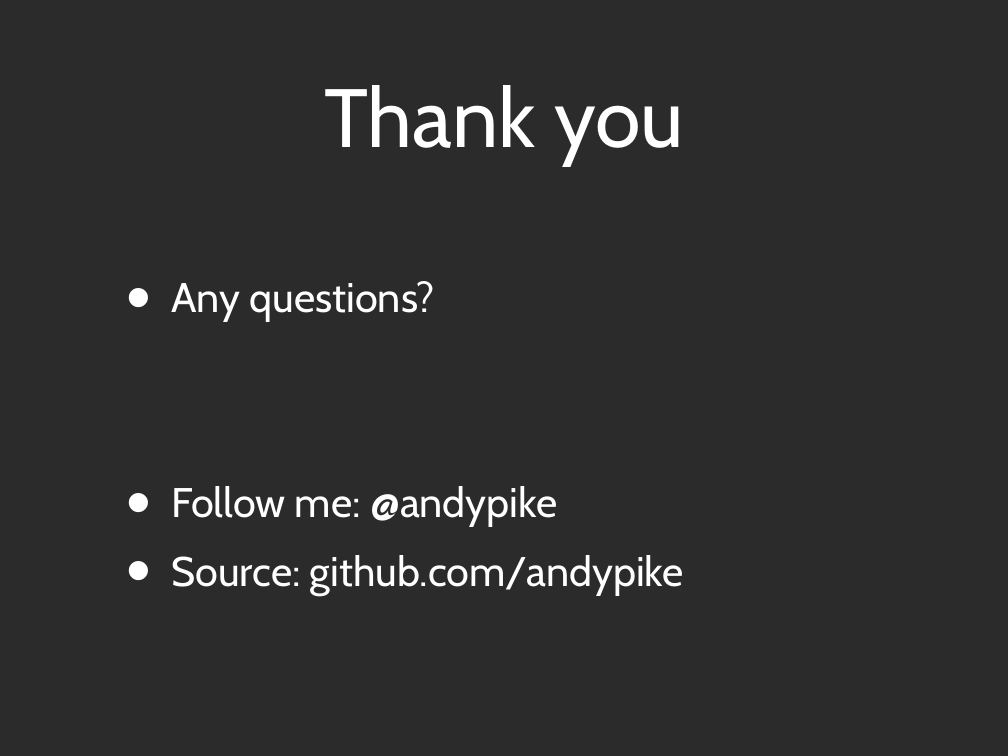
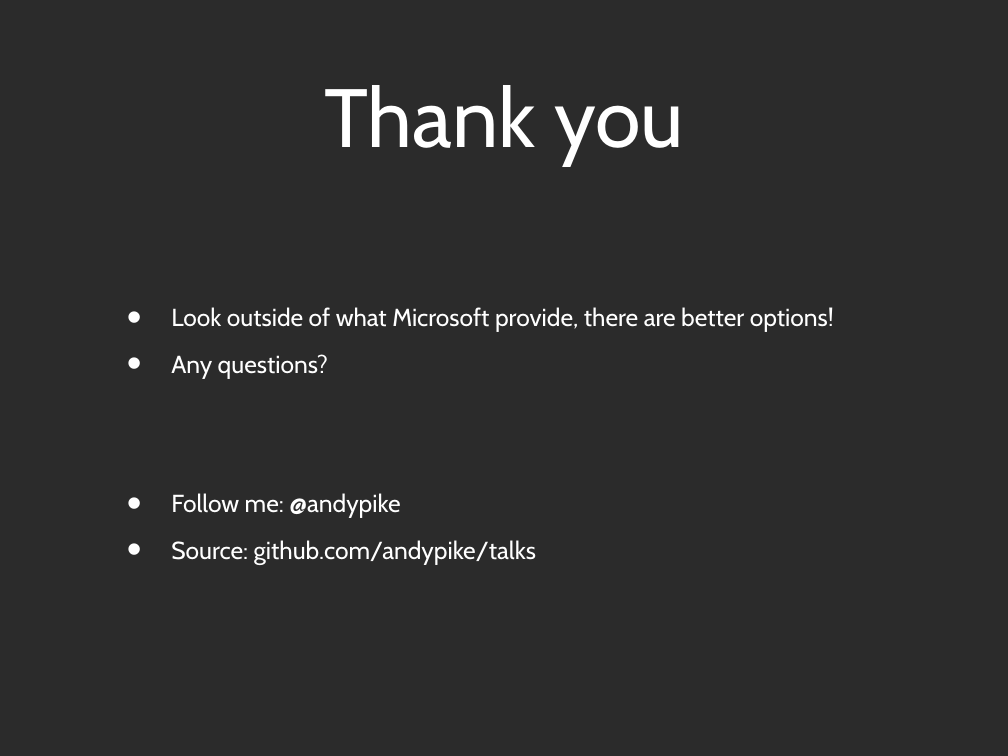
Before and after one commit to andypike/Talks, a slide deck: slide 9 of ORMBattle-Castle-ActiveRecord/ORMBattle-ActiveRecord.ppt. Drawn at 1008x756 pixels with LibreOffice and Linux fonts; fonts in the diff are those of the drawing; background and template pictures are left out; a plain dark background stands for a picture behind light text. Boxes give left, top, right and bottom in pixels: in the first picture for what was removed or moved away, otherwise in the second. Text is boxed around its words. In the diff, an @@ line names an element or a change of style, - is before the commit and + after.

```diff
--- a/ORMBattle-Castle-ActiveRecord/ORMBattle-ActiveRecord.ppt
+++ b/ORMBattle-Castle-ActiveRecord/ORMBattle-ActiveRecord.ppt
@@ text at (171,307,834,332): paragraph added @@
+• Look outside of what Microsoft provide, there are better options!
@@ text at (171,493,400,518): size 42 to 25 pt in "Any questions?", "Follow me: @andypike"; line spacing 0.9 to 0.8 @@
@@ text at (171,540,536,565): text changed; size 42 to 25 pt @@
-• Source: github.com/andypike
+• Source: github.com/andypike/talks
```
Also in this commit, not shown: 3 other slides changed, 1 slide added, 1 slide removed, 1 other file.
